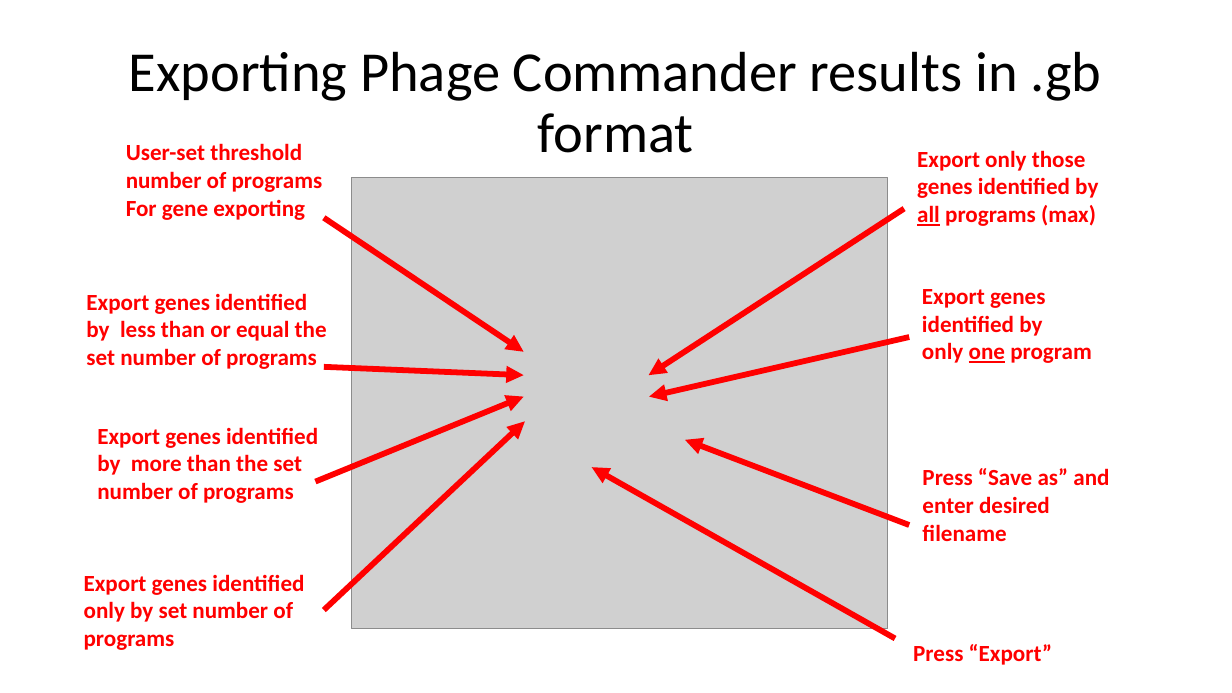
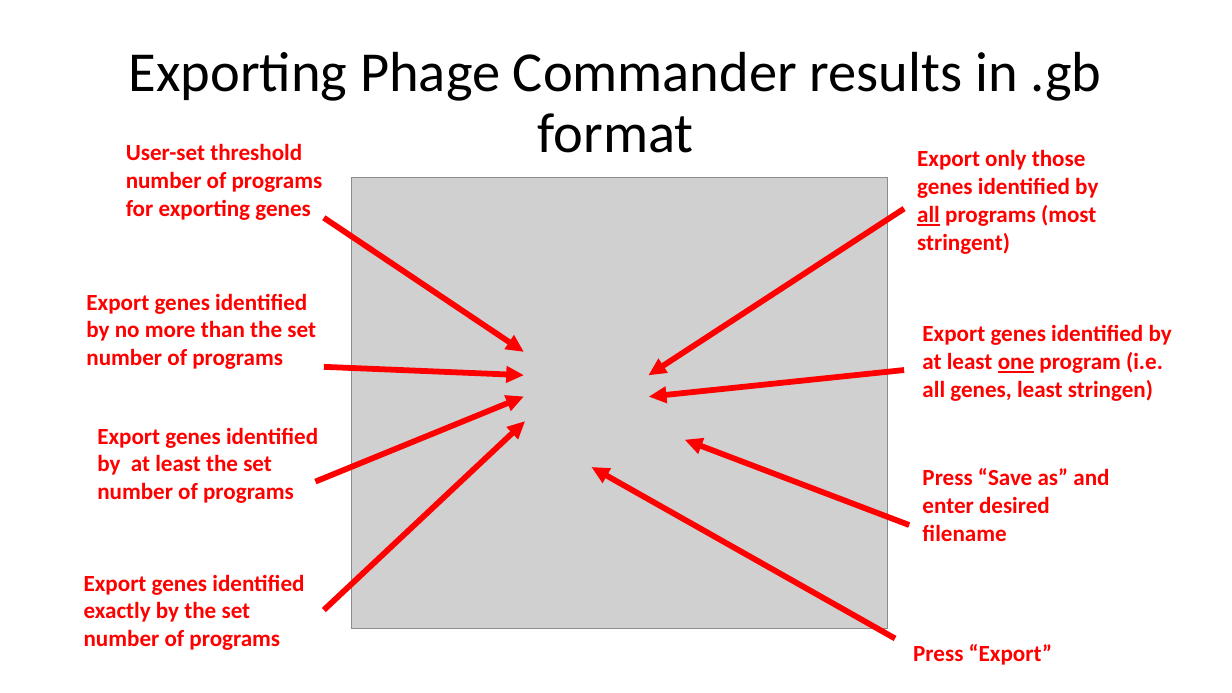
Before and after one commit to sarah-harris/PhageCommander, a slide deck: slide 11 of Phage Commander User Guide.pptx (slide 10 before the commit). Drawn at 1232x693 pixels with LibreOffice and Linux fonts; fonts in the diff are those of the drawing; grey boxes stand for pictures. Boxes give left, top, right and bottom in pixels: in the first picture for what was removed or moved away, otherwise in the second. Text is boxed around its words. In the diff, an @@ line names an element or a change of style, - is before the commit and + after.

```diff
--- a/Phage Commander User Guide.pptx
+++ b/Phage Commander User Guide.pptx
@@ text at [917, 149, 1098, 254]: text changed @@
-Export only those genes identified by all programs (max)
+Export only those genes identified by all programs (most stringent)
@@ text at [126, 200, 310, 220]: text changed @@
-For gene exporting
+for exporting genes
@@ text at [86, 293, 316, 369]: text changed @@
-Export genes identified by less than or equal the set number of programs
+Export genes identified by no more than the set number of programs
@@ text "Export genes identified by": place and size @@
-text "Export genes identified by" at [922, 289, 1092, 363]
+text "Export genes identified by" at [922, 324, 1172, 401]
@@ text at [922, 352, 1163, 401]: text changed @@
-only one program
+at least one program (i.e. all genes, least stringen)
@@ arrow moved from (909, 337) - (650, 396) to (904, 371) - (650, 396) @@
@@ text at [97, 427, 318, 503]: text changed @@
-Export genes identified by more than the set number of programs
+Export genes identified by at least the set number of programs
@@ text at [84, 574, 304, 650]: text changed @@
-Export genes identified only by set number of programs
+Export genes identified exactly by the set number of programs
```
Also in this commit, not shown: 2 other slides changed, 2 slides added, 1 slide removed, 2 other files.
